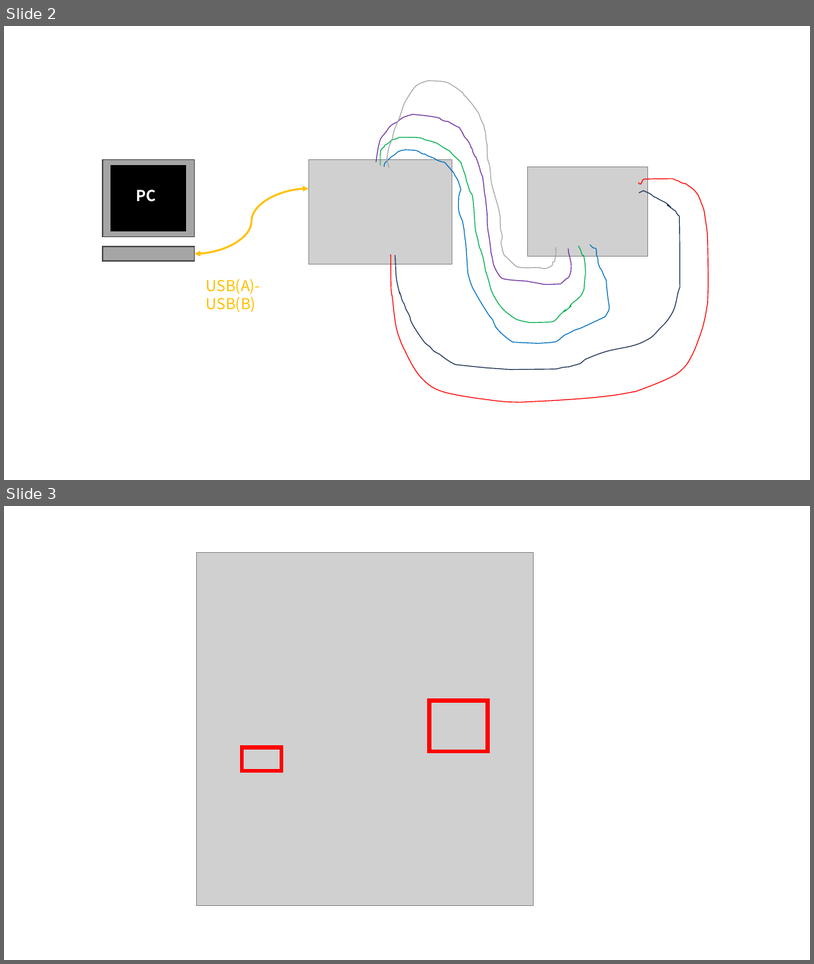
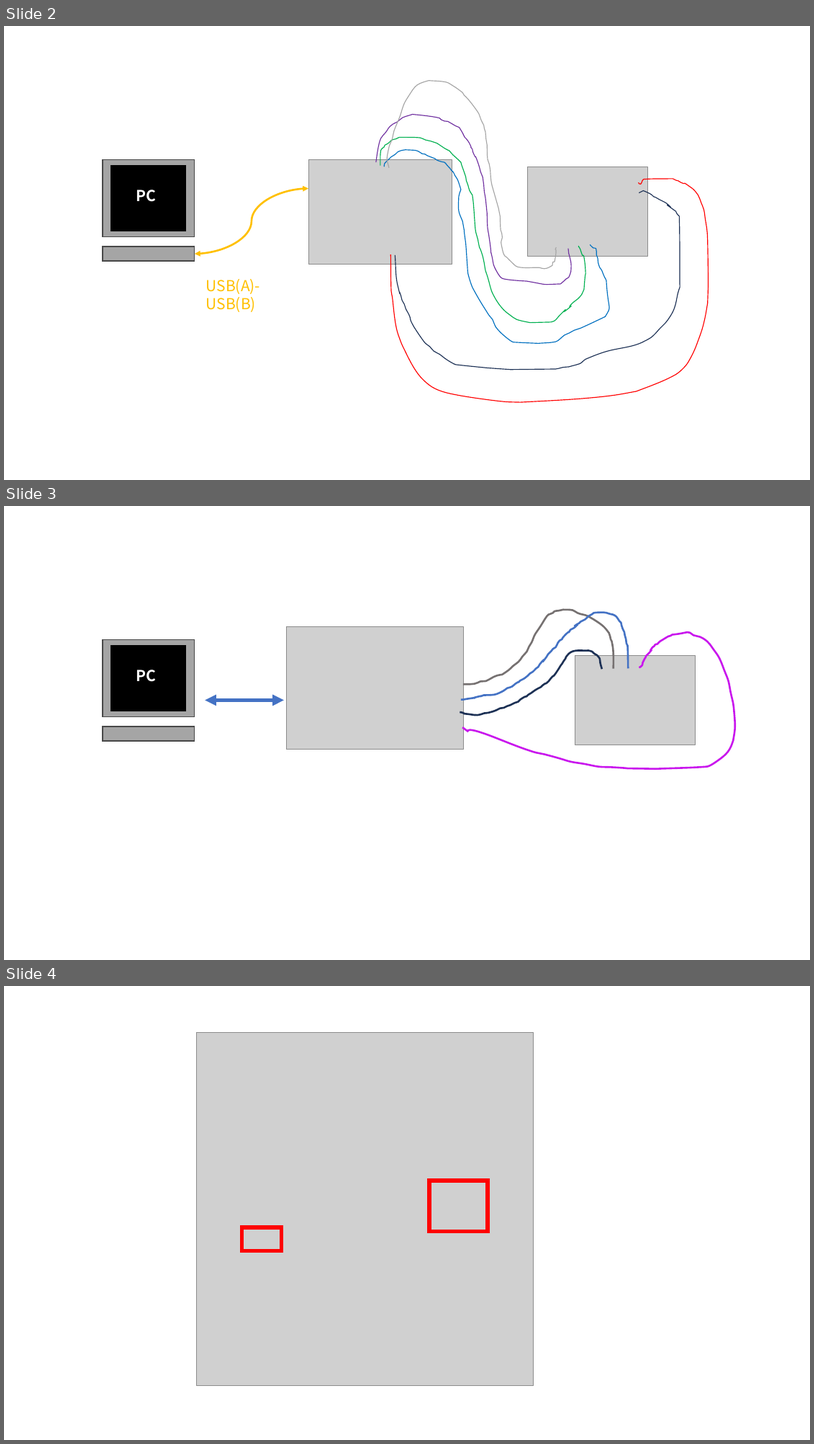
Before and after one commit to AHKENPEITA/ButterFly_PCB, a slide deck: 例图.pptx. Shown one above the other, each under a label of ours: slides 2 and 3 before the commit, slides 2, 3 and 4 after it. The pictures are 814x964 and 814x1444 pixels, drawn with LibreOffice and Linux fonts; fonts in the diff are those of the drawing; grey boxes stand for pictures. Boxes give left, top, right and bottom in pixels: in the first picture for what was removed or moved away, otherwise in the second. Text is boxed around its words. In the diff, an @@ line names an element or a change of style, - is before the commit and + after.

```diff
--- a/例图.pptx
+++ b/例图.pptx
@@ slide 3 added at [4, 506, 810, 960], background #FFFFFF @@
@@ freeform shape added at [461, 613, 629, 700], outline #4472C4 2.25 pt @@
@@ freeform shape added at [463, 610, 614, 684], outline #767171 2.25 pt @@
@@ picture added at [286, 627, 464, 749] @@
@@ freeform shape added at [463, 632, 736, 769], outline #C917ED 2.25 pt @@
@@ rectangle added at [103, 640, 195, 717], fill #A5A5A5, outline #484848 1 pt @@
@@ rectangle added at [111, 646, 186, 711], fill #000000, outline #000000 1 pt @@
@@ freeform shape added at [460, 651, 602, 716], outline #1E3256 2.25 pt @@
@@ picture added at [576, 656, 695, 745] @@
@@ text added at [136, 669, 157, 682], 18 pt, text #FFFFFF, bold @@
+PC
@@ double arrow added from (205, 700) to (284, 700), #4472C4 4.5 pt @@
@@ rectangle added at [103, 726, 195, 741], fill #A5A5A5, outline #484848 1 pt @@
@@ what was slide 3 is now slide 4 @@
```
Also in this commit, not shown: 1 other slide added, 7 other files.
